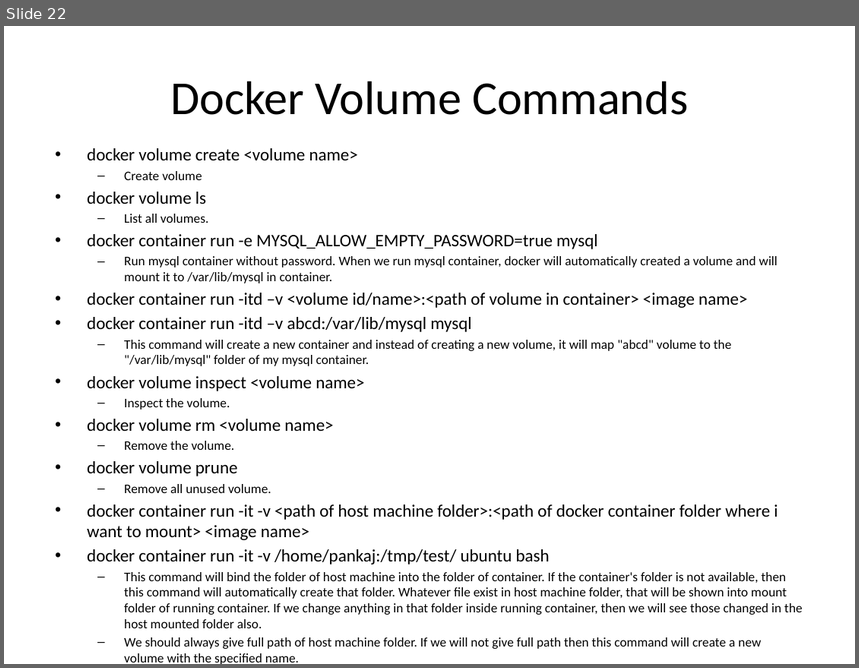
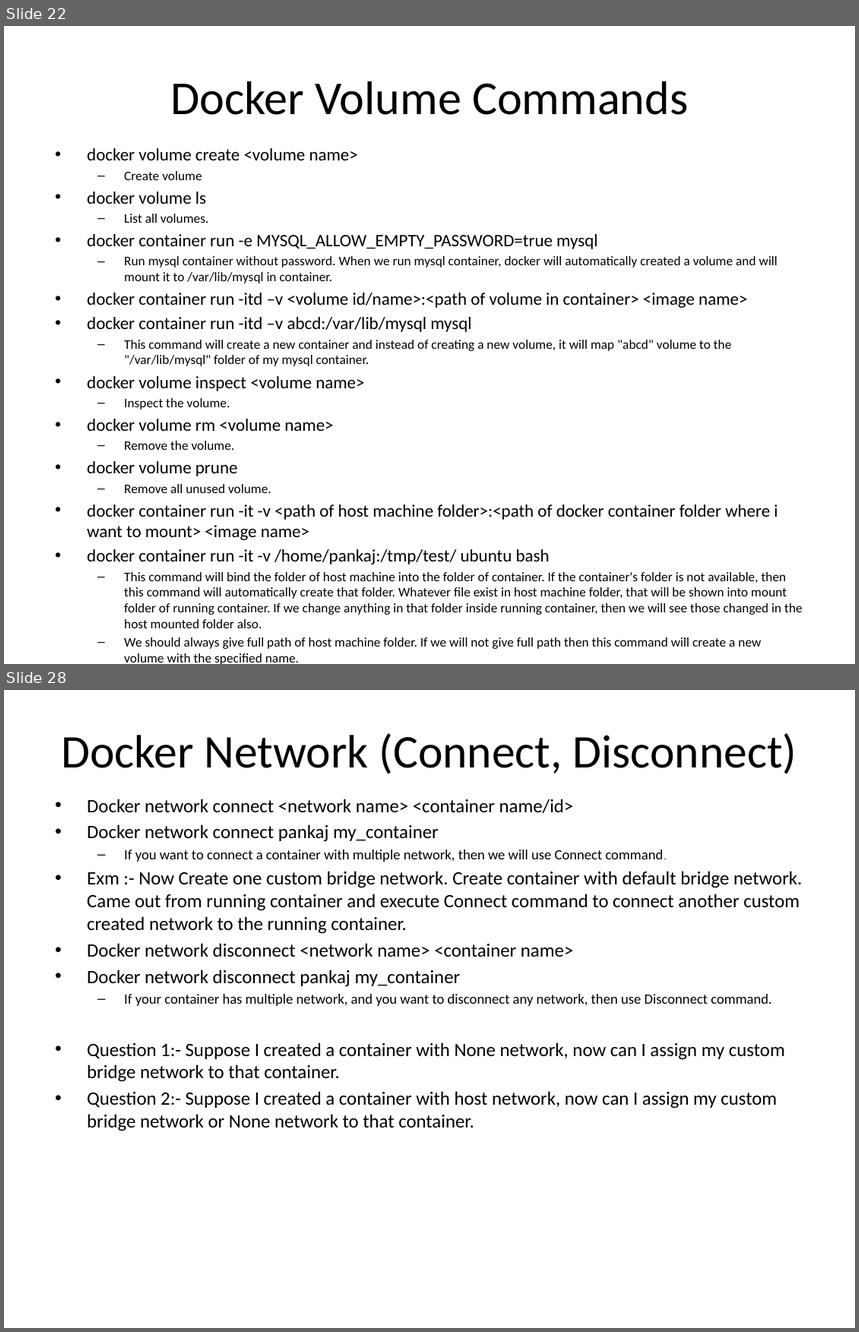
Before and after one commit to guptapankaj831/first, a slide deck: Docker Presentation.pptx. Shown one above the other, each under a label of ours: slide 22 before the commit, slides 22 and 28 after it; the slides between them are not shown. The pictures are 859x668 and 859x1332 pixels, drawn with LibreOffice and Linux fonts; fonts in the diff are those of the drawing. Boxes give left, top, right and bottom in pixels: in the first picture for what was removed or moved away, otherwise in the second. Text is boxed around its words. In the diff, an @@ line names an element or a change of style, - is before the commit and + after.

Commit message:
Docker

```diff
--- a/Docker Presentation.pptx
+++ b/Docker Presentation.pptx
@@ slide 28 added at (x1=4, y1=690, x2=855, y2=1328), background #FFFFFF @@
@@ title added at (x1=62, y1=733, x2=797, y2=774), 39.6 pt, text #000000 @@
+Docker Network (Connect, Disconnect)
@@ text added at (x1=87, y1=799, x2=802, y2=1132), 16 pt, text #000000 @@
+• Docker network connect <network name> <container name/id>
+• Docker network connect pankaj my_container
+  – If you want to connect a container with multiple network, then we will use Connect command.
+• Exm :- Now Create one custom bridge network. Create container with default bridge network. Came out from running container and execute Connect command to connect another custom created network to the running container.
+• Docker network disconnect <network name> <container name>
+• Docker network disconnect pankaj my_container
+  – If your container has multiple network, and you want to disconnect any network, then use Disconnect command.
+• Question 1:- Suppose I created a container with None network, now can I assign my custom bridge network to that container.
+• Question 2:- Suppose I created a container with host network, now can I assign my custom bridge network or None network to that container.
```
Also in this commit, not shown: 13 other slides added, 4 other files.
